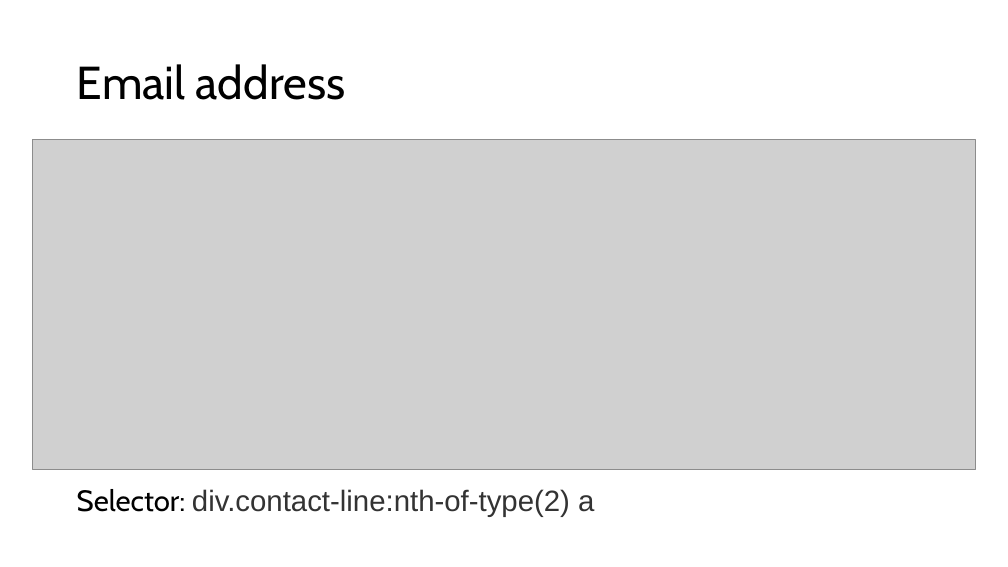
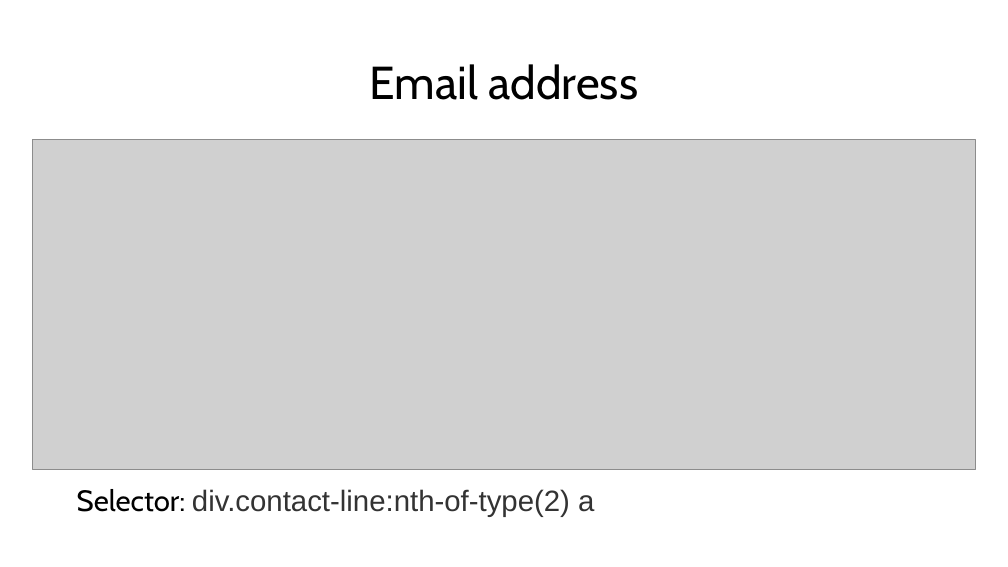
Before and after one commit to bham-carpentries/bham-introduction-to-webscraping, a slide deck: slide 18 of instructors/Introduction to Web Scraping.pptx (slide 8 before the commit). Drawn at 1008x567 pixels with LibreOffice and Linux fonts; fonts in the diff are those of the drawing; grey boxes stand for pictures. Boxes give left, top, right and bottom in pixels: in the first picture for what was removed or moved away, otherwise in the second. Text is boxed around its words. In the diff, an @@ line names an element or a change of style, - is before the commit and + after.

```diff
--- a/instructors/Introduction to Web Scraping.pptx
+++ b/instructors/Introduction to Web Scraping.pptx
@@ title "Email address" at [370,64,639,100]: alignment left to centre @@
```
Also in this commit, not shown: 5 other slides changed, 10 slides added, 2 slides removed, 3 other files.
